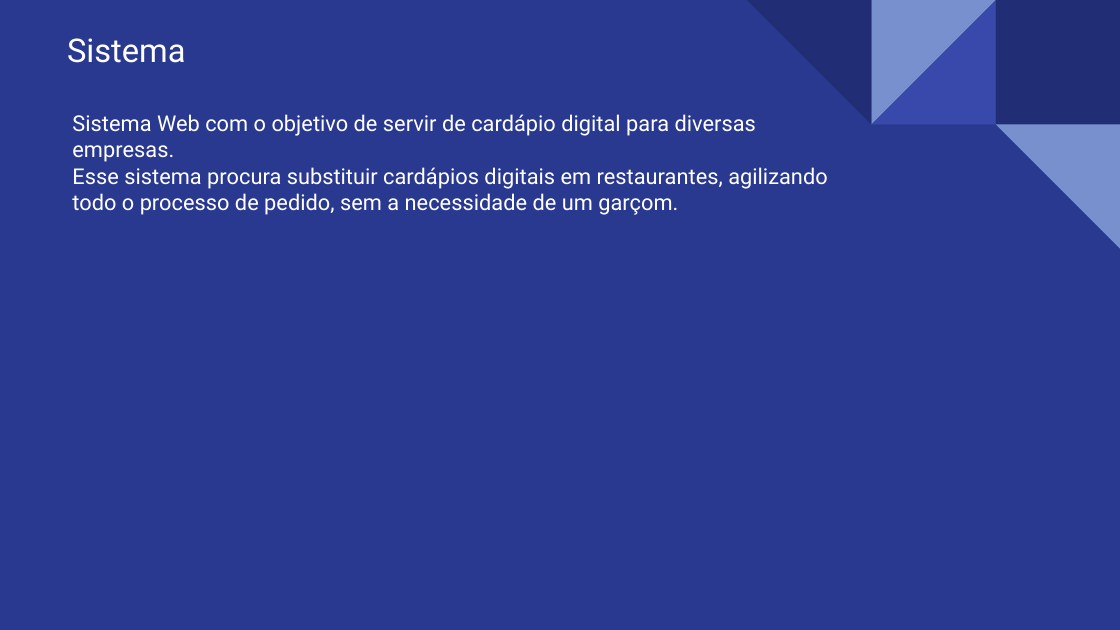
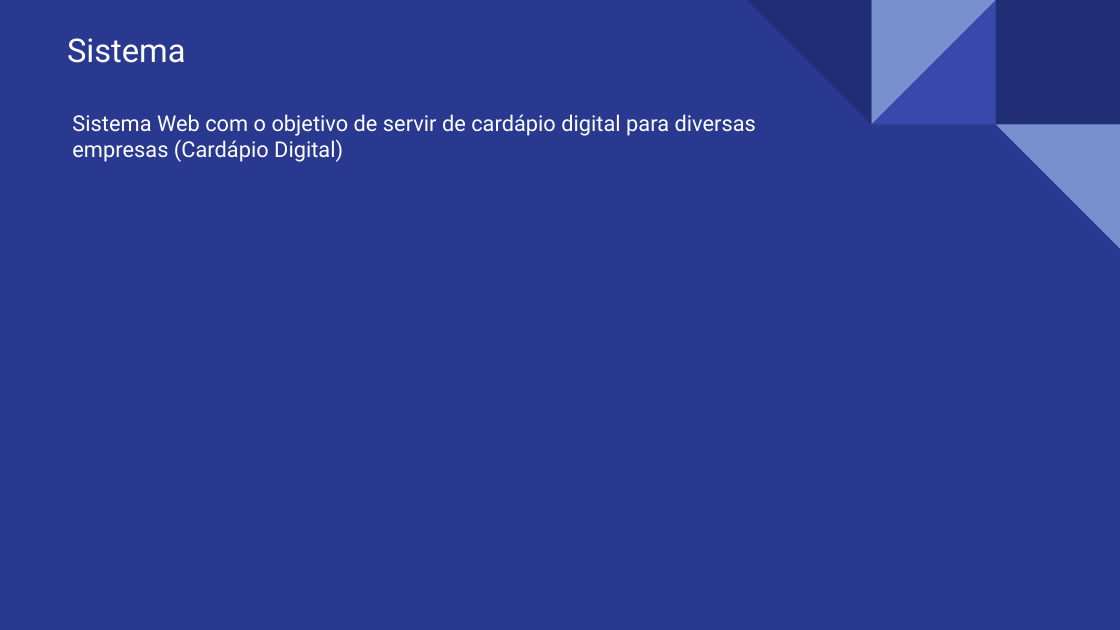
Before and after one commit to enzzoh/CardapioDigital, a slide deck: slide 2 of Cardápio/Documentação/CardápioDocumentação.pptx. Drawn at 1120x630 pixels with LibreOffice and Linux fonts; fonts in the diff are those of the drawing. Boxes give left, top, right and bottom in pixels: in the first picture for what was removed or moved away, otherwise in the second. Text is boxed around its words. In the diff, an @@ line names an element or a change of style, - is before the commit and + after.

```diff
--- a/Cardápio/Documentação/CardápioDocumentação.pptx
+++ b/Cardápio/Documentação/CardápioDocumentação.pptx
@@ text at [72, 114, 756, 162]: text changed @@
-Sistema Web com o objetivo de servir de cardápio digital para diversas empresas.
-Esse sistema procura substituir cardápios digitais em restaurantes, agilizando todo o processo de pedido, sem a necessidade de um garçom.
+Sistema Web com o objetivo de servir de cardápio digital para diversas empresas (Cardápio Digital)
```
Also in this commit, not shown: 1 other slide changed, 46 other files.
